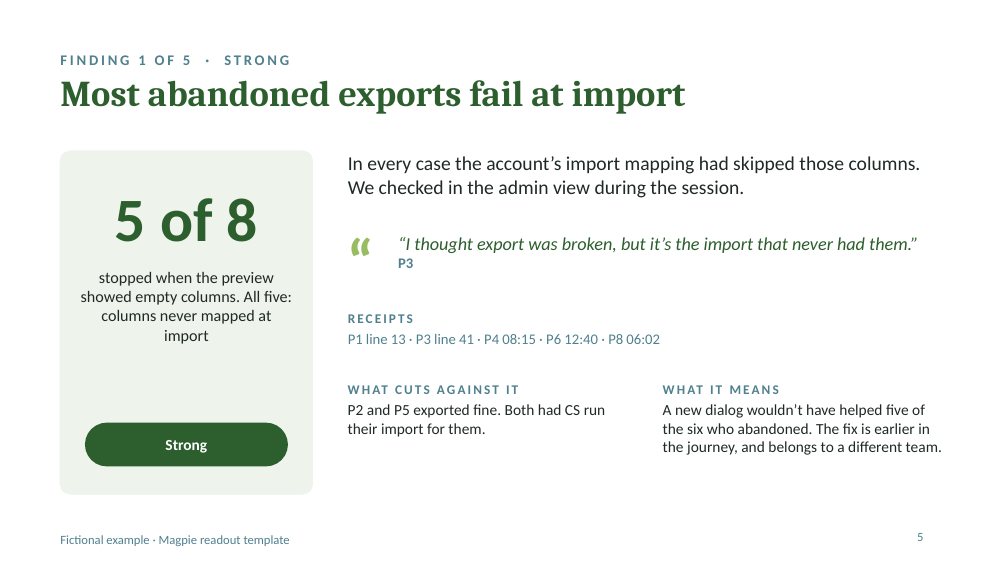
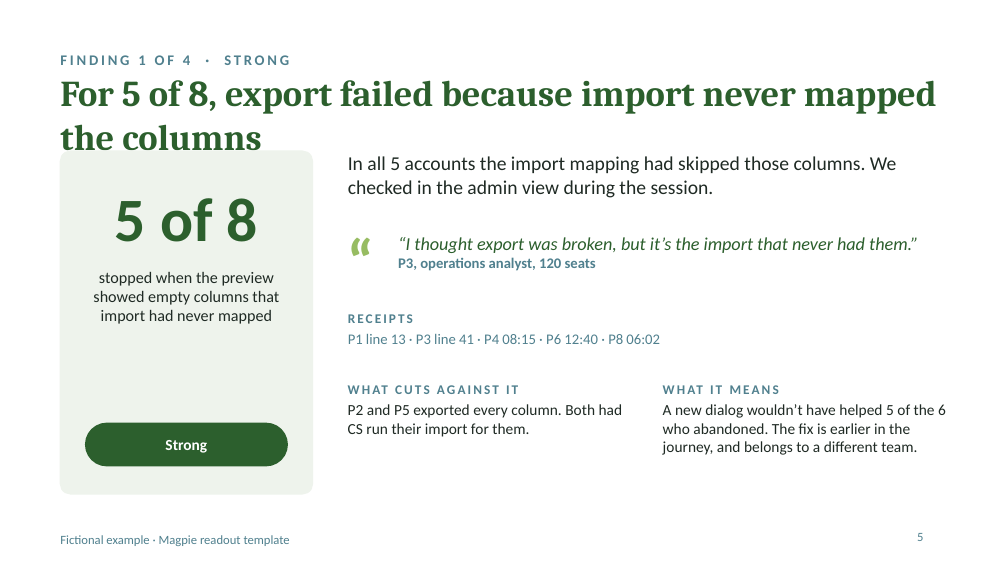
Before and after one commit to kirstenhosic/user-research-assistant, a slide deck: slide 5 of docs/examples/example-readout.pptx. Drawn at 1008x567 pixels with LibreOffice and Linux fonts; fonts in the diff are those of the drawing. Boxes give left, top, right and bottom in pixels: in the first picture for what was removed or moved away, otherwise in the second. Text is boxed around its words. In the diff, an @@ line names an element or a change of style, - is before the commit and + after.

```diff
--- a/docs/examples/example-readout.pptx
+++ b/docs/examples/example-readout.pptx
@@ text at bbox=[60, 55, 289, 65]: text changed @@
-FINDING 1 OF 5 · STRONG
+FINDING 1 OF 4 · STRONG
@@ title at bbox=[60, 80, 937, 150]: text changed @@
-Most abandoned exports fail at import
+For 5 of 8, export failed because import never mapped the columns
@@ text at bbox=[348, 156, 896, 198]: text changed @@
-In every case the account’s import mapping had skipped those columns. We checked in the admin view during the session.
+In all 5 accounts the import mapping had skipped those columns. We checked in the admin view during the session.
@@ text at bbox=[398, 257, 596, 271]: text changed @@
-P3
+P3, operations analyst, 120 seats
@@ text at bbox=[93, 272, 279, 324]: text changed @@
-stopped when the preview showed empty columns. All five: columns never mapped at import
+stopped when the preview showed empty columns that import had never mapped
@@ text at bbox=[348, 404, 623, 437]: text changed @@
-P2 and P5 exported fine. Both had CS run their import for them.
+P2 and P5 exported every column. Both had CS run their import for them.
@@ text at bbox=[663, 404, 946, 455]: text changed @@
-A new dialog wouldn’t have helped five of the six who abandoned. The fix is earlier in the journey, and belongs to a different team.
+A new dialog wouldn’t have helped 5 of the 6 who abandoned. The fix is earlier in the journey, and belongs to a different team.
```
Also in this commit, not shown: 13 other slides changed, 1 slide added, 7 other files.
